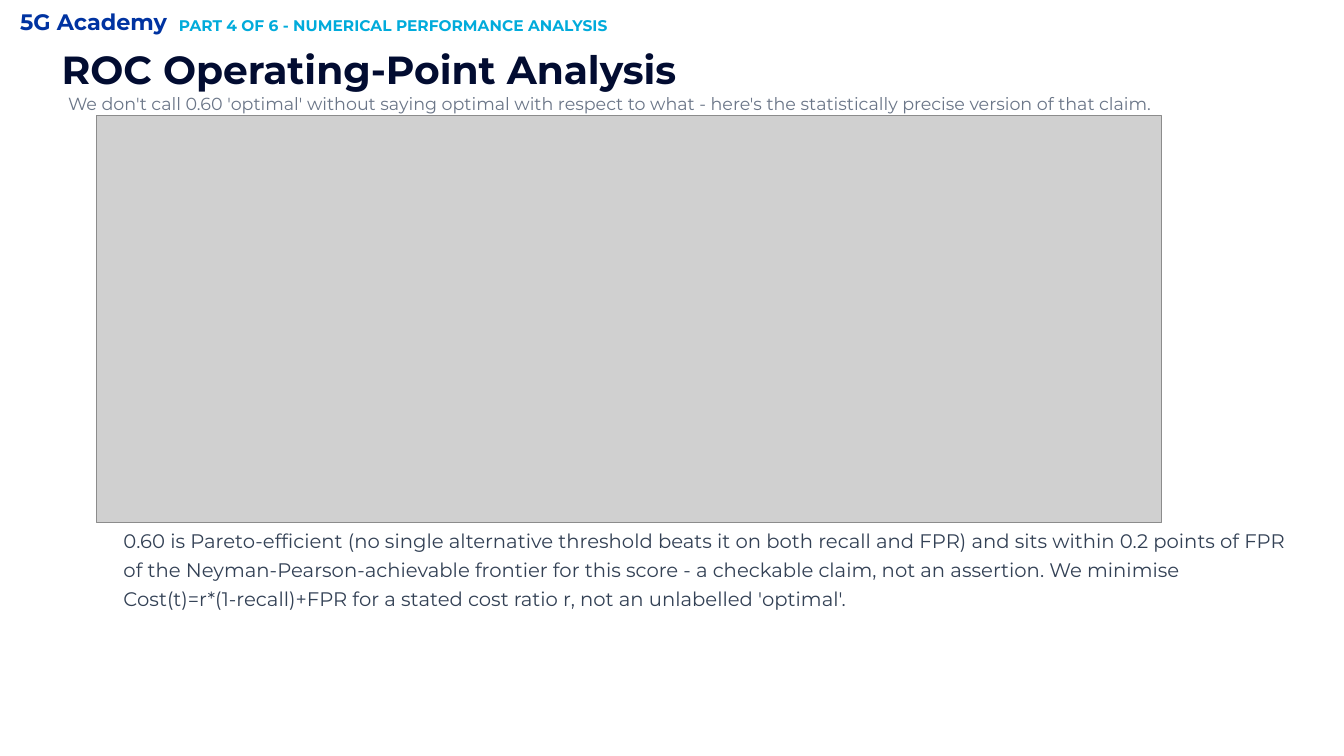
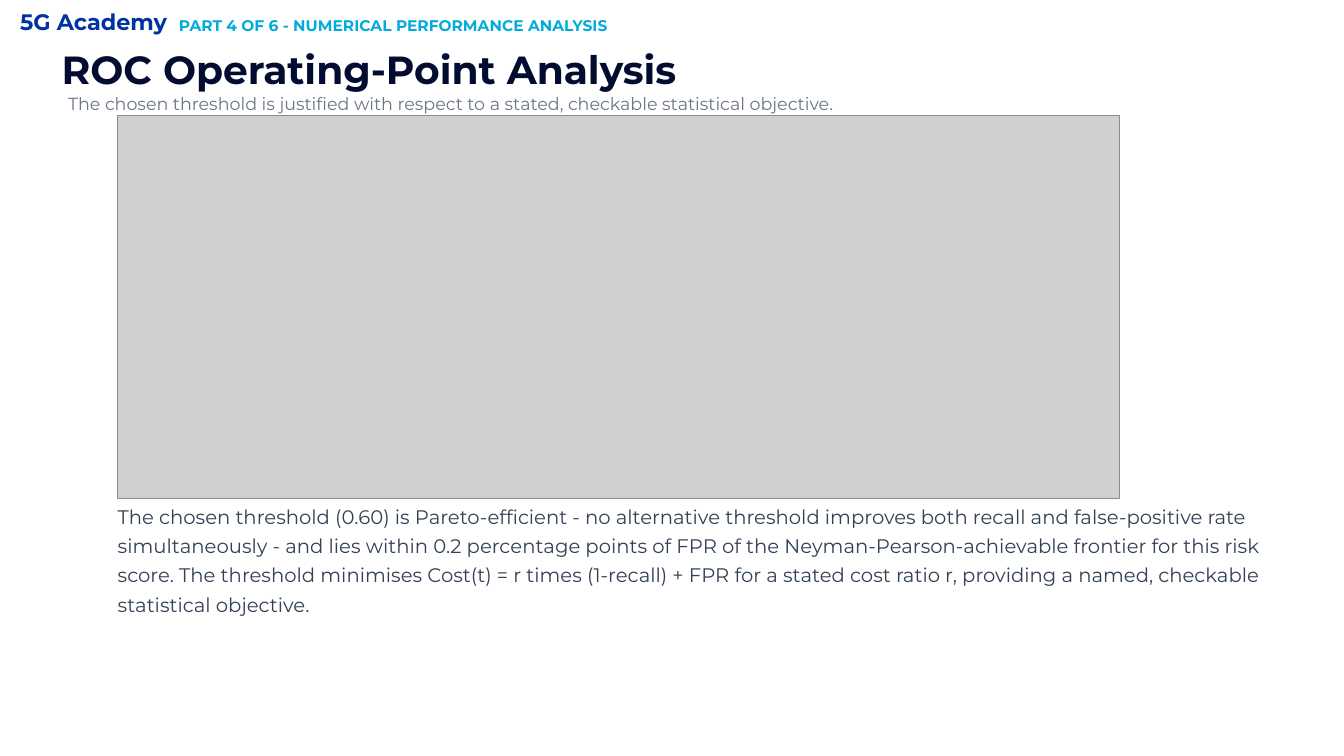
Before and after one commit to fauzan111/AEGIS, a slide deck: slide 12 of slides/GATE-2/AEGIS_Gate2_Official.pptx. Drawn at 1344x756 pixels with LibreOffice and Linux fonts; fonts in the diff are those of the drawing; grey boxes stand for pictures; background and template pictures are left out. Boxes give left, top, right and bottom in pixels: in the first picture for what was removed or moved away, otherwise in the second. Text is boxed around its words. In the diff, an @@ line names an element or a change of style, - is before the commit and + after.

```diff
--- a/slides/GATE-2/AEGIS_Gate2_Official.pptx
+++ b/slides/GATE-2/AEGIS_Gate2_Official.pptx
@@ text at [68, 97, 833, 114]: text changed @@
-We don't call 0.60 'optimal' without saying optimal with respect to what - here's the statistically precise version of that claim.
+The chosen threshold is justified with respect to a stated, checkable statistical objective.
@@ picture: place and size @@
-picture at [97, 116, 1163, 523]
+picture at [118, 116, 1120, 499]
@@ text at [118, 509, 1259, 616]: text changed @@
-0.60 is Pareto-efficient (no single alternative threshold beats it on both recall and FPR) and sits within 0.2 points of FPR of the Neyman-Pearson-achievable frontier for this score - a checkable claim, not an assertion. We minimise Cost(t)=r*(1-recall)+FPR for a stated cost ratio r, not an unlabelled 'optimal'.
+The chosen threshold (0.60) is Pareto-efficient - no alternative threshold improves both recall and false-positive rate simultaneously - and lies within 0.2 percentage points of FPR of the Neyman-Pearson-achievable frontier for this risk score. The threshold minimises Cost(t) = r times (1-recall) + FPR for a stated cost ratio r, providing a named, checkable statistical objective.
```
Also in this commit, not shown: 2 other slides changed, 1 other file.
